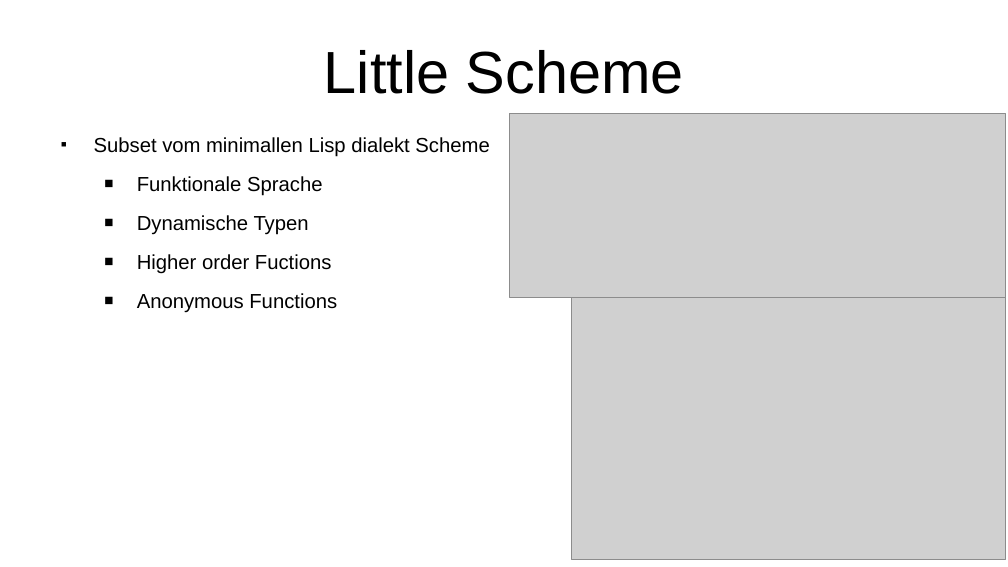
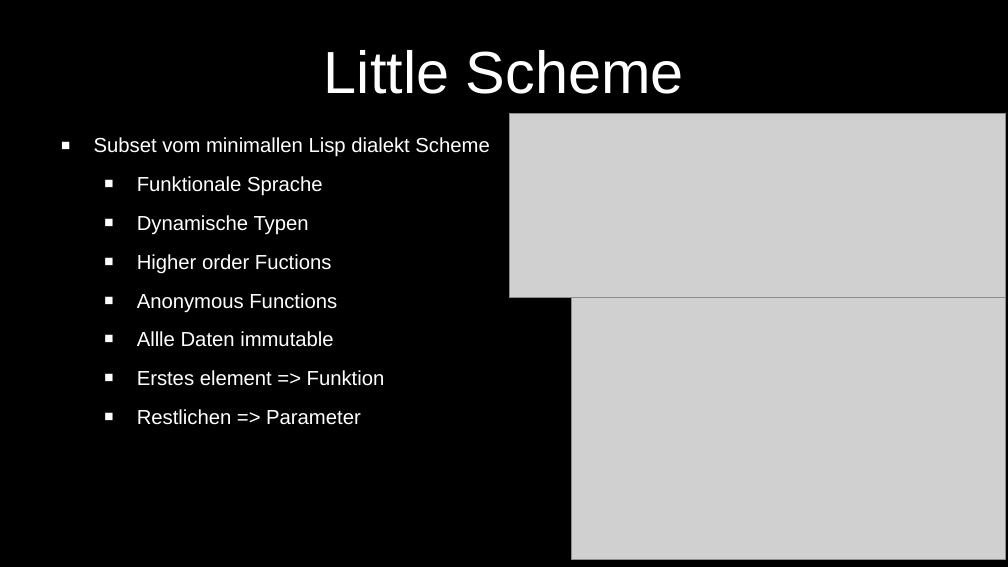
Before and after one commit to Iquiji/little-schemer-talk, a slide deck: slide 4 of Talk Engineering Day 2-6-2022.odp (slide 5 before the commit). Drawn at 1008x567 pixels with LibreOffice and Linux fonts; fonts in the diff are those of the drawing; grey boxes stand for pictures. Boxes give left, top, right and bottom in pixels: in the first picture for what was removed or moved away, otherwise in the second. Text is boxed around its words. In the diff, an @@ line names an element or a change of style, - is before the commit and + after.

```diff
--- a/Talk Engineering Day 2-6-2022.odp
+++ b/Talk Engineering Day 2-6-2022.odp
@@ background #FFFFFF to #000000 @@
@@ title "Little Scheme" at [324, 50, 684, 94]: text colour #000000 to #FFFFFF @@
@@ text at [94, 137, 489, 313]: text colour #000000 to #FFFFFF in "Subset vom minimallen Lisp dialekt Scheme", "Funktionale Sprache", "Dynamische Typen", "Higher order Fuctions" and 1 more places; bullet colour #000000 to #FFFFFF @@
@@ text at [137, 331, 385, 425]: paragraphs added @@
+  ■ Allle Daten immutable
+  ■ Erstes element => Funktion
+  ■ Restlichen => Parameter
```
Also in this commit, not shown: 14 other slides changed, 11 slides added, 2 slides removed.
